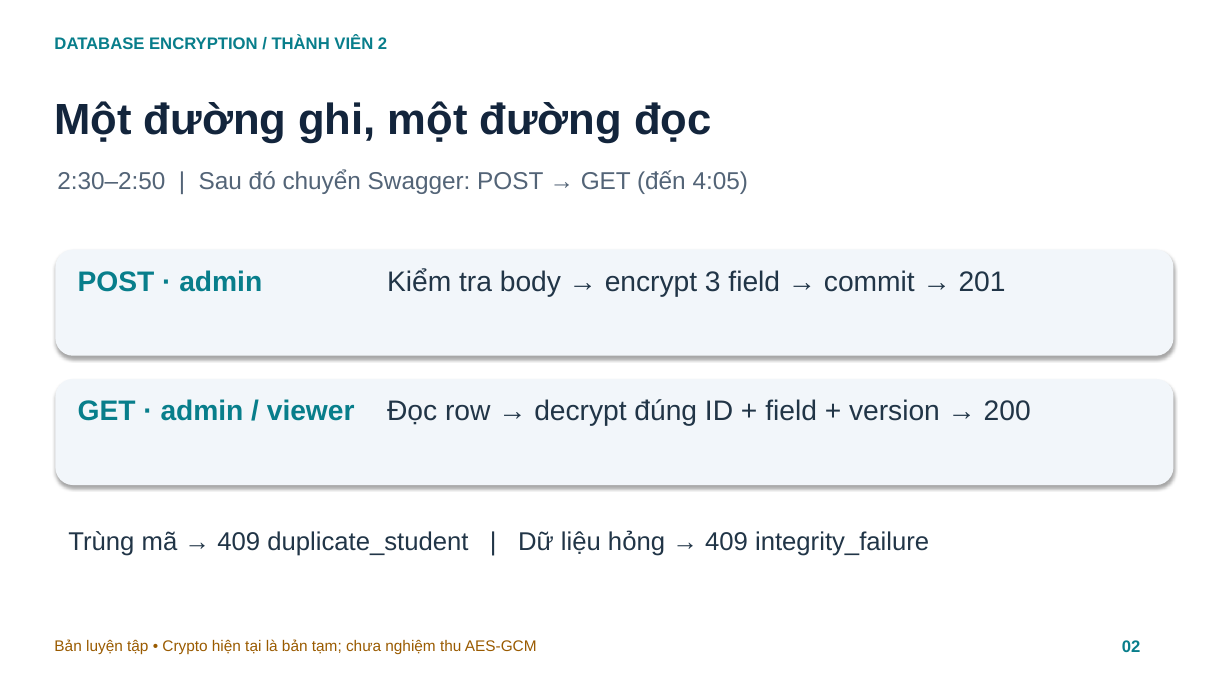
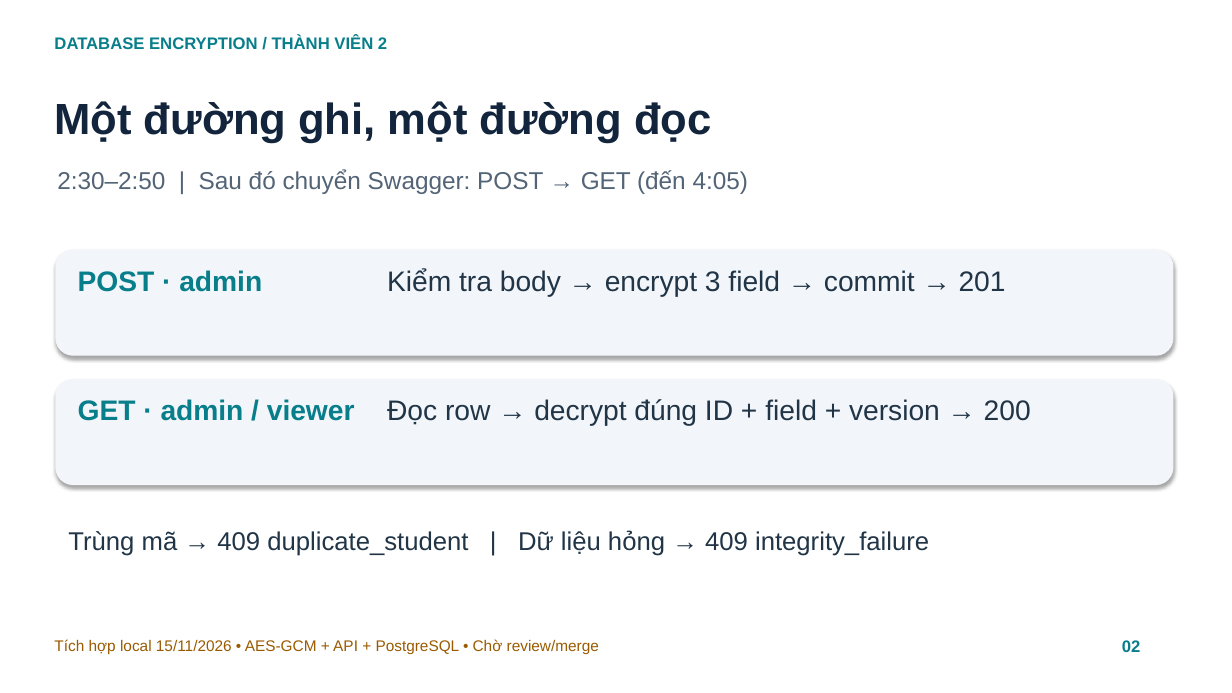
Before and after one commit to world-ender1/database-encryption-lab, a slide deck: slide 2 of docs/TV2_HE_THONG.pptx. Drawn at 1232x693 pixels with LibreOffice and Linux fonts; fonts in the diff are those of the drawing. Boxes give left, top, right and bottom in pixels: in the first picture for what was removed or moved away, otherwise in the second. Text is boxed around its words. In the diff, an @@ line names an element or a change of style, - is before the commit and + after.

Commit message:
docs(tv2): refresh report slides and verified merge handoff

```diff
--- a/docs/TV2_HE_THONG.pptx
+++ b/docs/TV2_HE_THONG.pptx
@@ text at (x1=54, y1=639, x2=599, y2=654): text changed @@
-Bản luyện tập • Crypto hiện tại là bản tạm; chưa nghiệm thu AES-GCM
+Tích hợp local 15/11/2026 • AES-GCM + API + PostgreSQL • Chờ review/merge
```
Also in this commit, not shown: 3 other slides changed, 16 other files.
